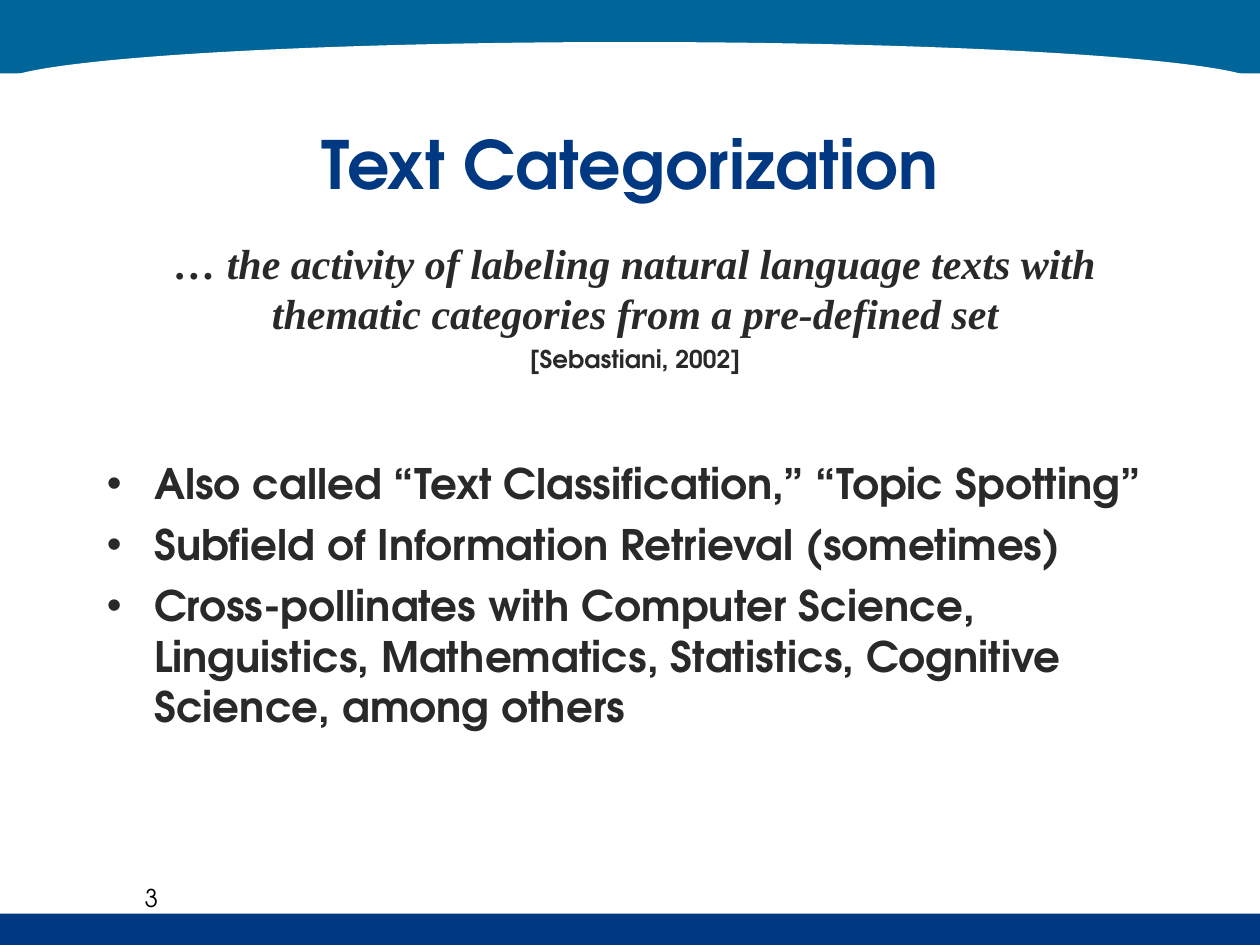
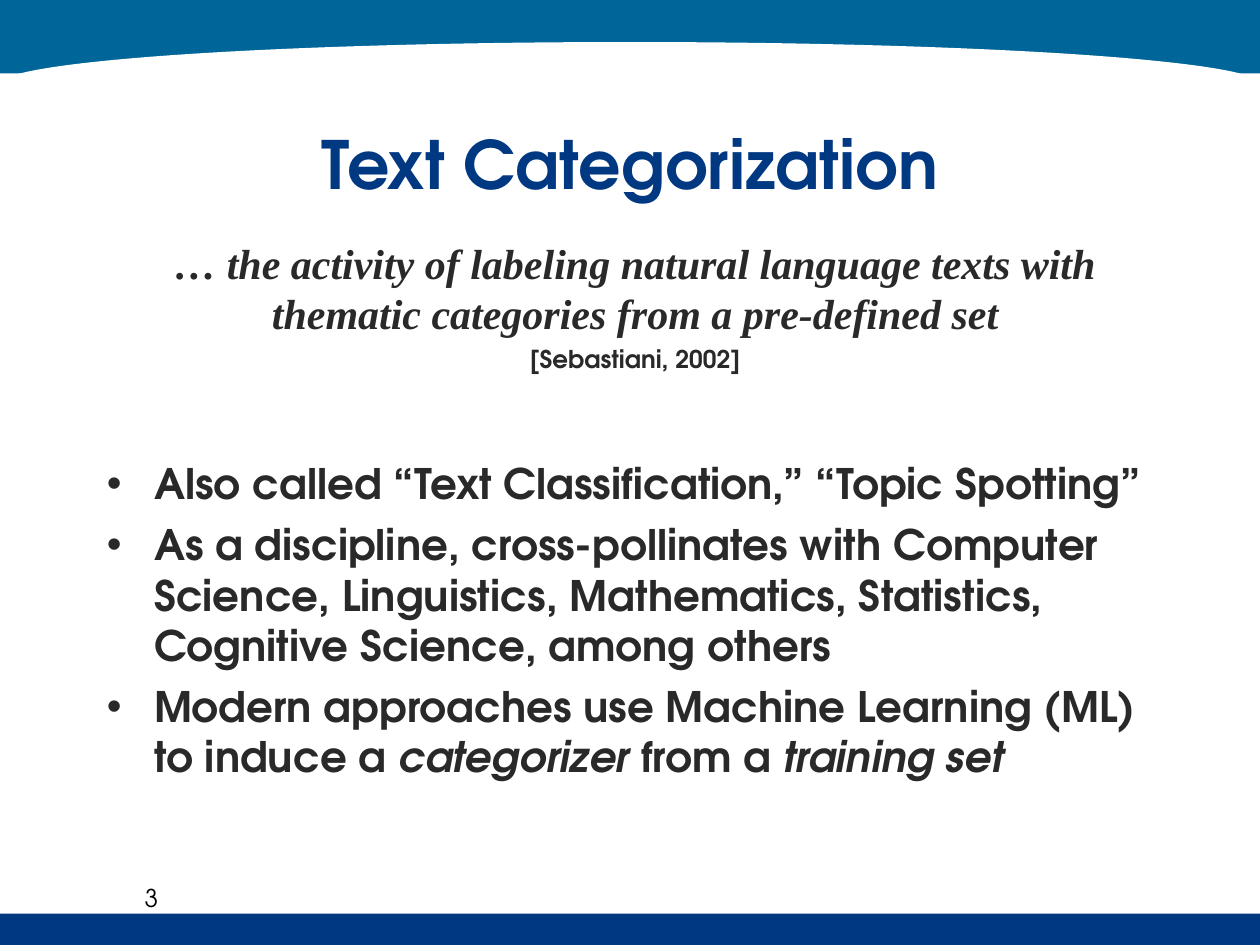
Before and after one commit to kenahoo/tcframe, a slide deck: slide 3 of doc/Thesis Seminar.ppt. Drawn at 1260x945 pixels with LibreOffice and Linux fonts; fonts in the diff are those of the drawing; background and template pictures are left out. Boxes give left, top, right and bottom in pixels: in the first picture for what was removed or moved away, otherwise in the second. Text is boxed around its words. In the diff, an @@ line names an element or a change of style, - is before the commit and + after.

```diff
--- a/doc/Thesis Seminar.ppt
+++ b/doc/Thesis Seminar.ppt
@@ text at (154, 527, 1136, 782): text changed @@
-• Subfield of Information Retrieval (sometimes)
-• Cross-pollinates with Computer Science, Linguistics, Mathematics, Statistics, Cognitive Science, among others
+• As a discipline, cross-pollinates with Computer Science, Linguistics, Mathematics, Statistics, Cognitive Science, among others
+• Modern approaches use Machine Learning (ML) to induce a categorizer from a training set
```
Also in this commit, not shown: 7 other slides changed.
